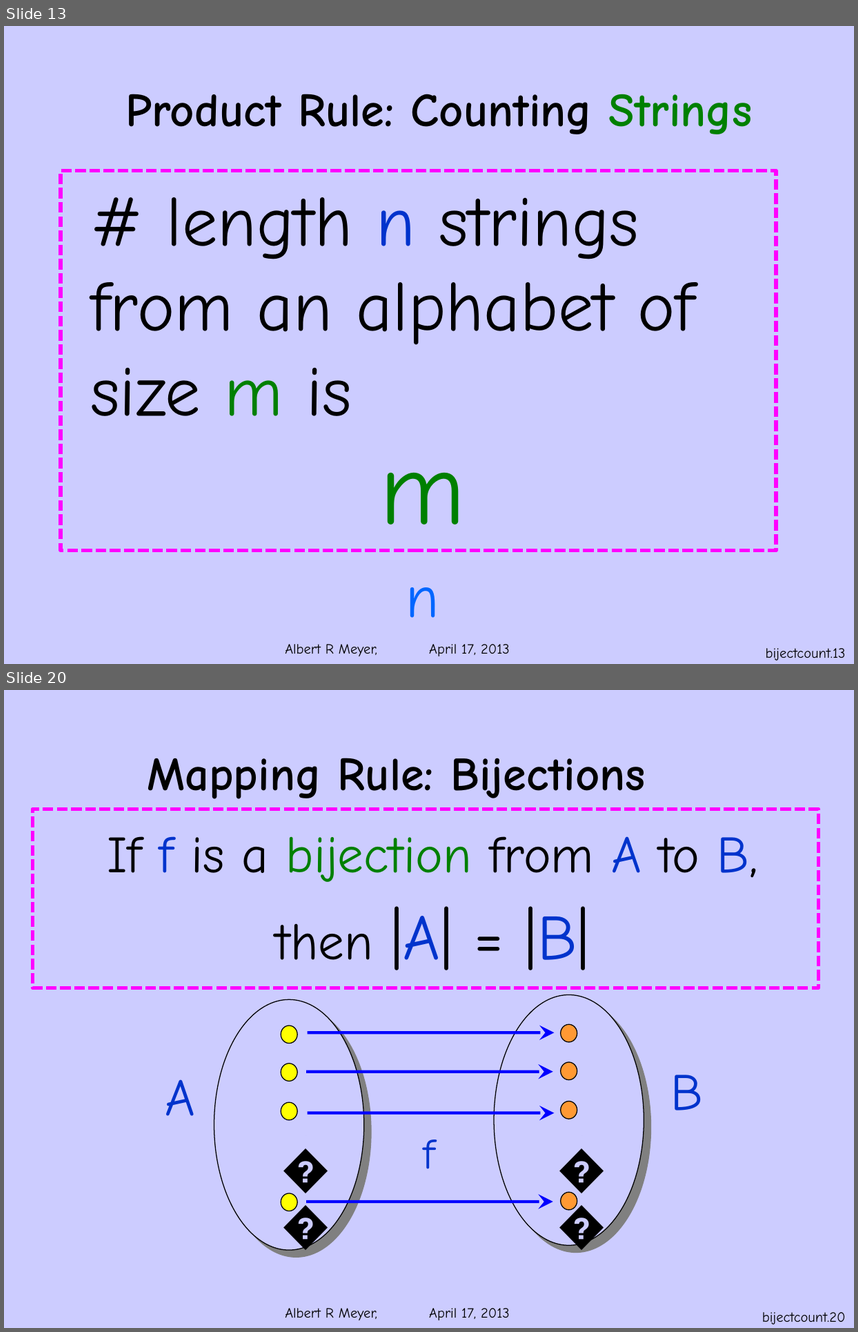
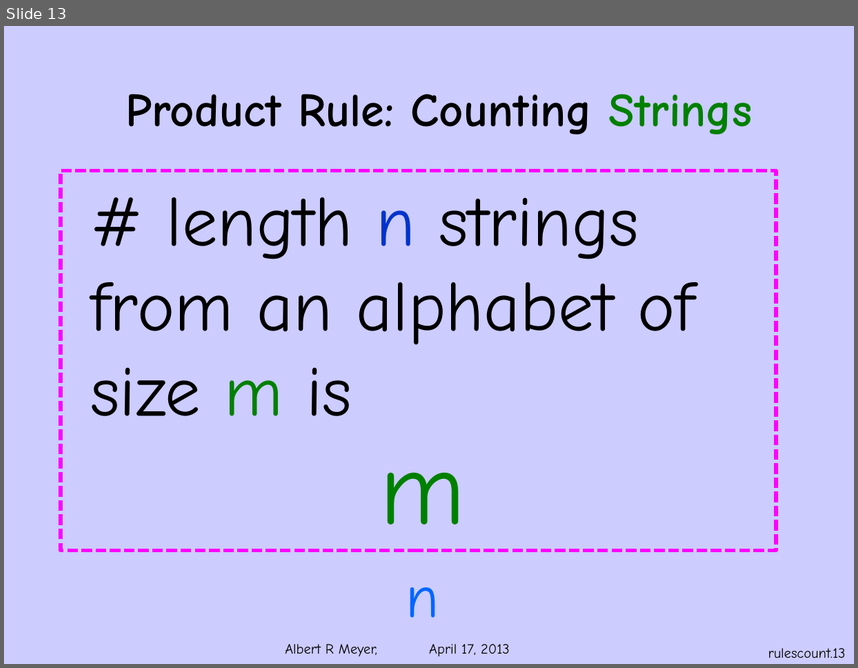
Before and after one commit to armeyer/mcs_web, a slide deck: spring13/slides13/counting.pptx. Shown one above the other, each under a label of ours: slides 13 and 20 before the commit, slide 13 after it; the slides between them are not shown. The pictures are 858x1332 and 858x668 pixels, drawn with LibreOffice and Linux fonts; fonts in the diff are those of the drawing; background and template pictures are left out. Boxes give left, top, right and bottom in pixels: in the first picture for what was removed or moved away, otherwise in the second. Text is boxed around its words. In the diff, an @@ line names an element or a change of style, - is before the commit and + after.

Commit message:
split counting.pptx into counting-rules and bijection-count

```diff
--- a/spring13/slides13/counting.pptx
+++ b/spring13/slides13/counting.pptx
@@ slide 20 removed at [4,690,854,1328], background #CCCCFF; not listed: 1 template element that a slide beside it also shows @@
@@ title removed at [147,758,645,799] @@
-Mapping Rule: Bijections
@@ rectangle removed at [32,809,818,987] @@
@@ text removed at [107,836,758,970] @@
-If f is a bijection from A to B,
-then |A| = |B|
@@ text removed at [423,1139,435,1169] @@
-f
@@ text removed at [550,1134,583,1200] @@
-💣
@@ group removed at [307,1032,554,1201]: 4 arrows @@
@@ group removed at [165,994,703,1250]: 10 ellipses, 3 texts @@
-A
-B
-💣
@@ page number removed at [762,1312,846,1324] @@
-bijectcount.20
@@ page number at [769,648,846,657]: text changed @@
-bijectcount.13
+rulescount.13
```
Also in this commit, not shown: 3 slides changed, 14 other slides removed, 2 other files.
